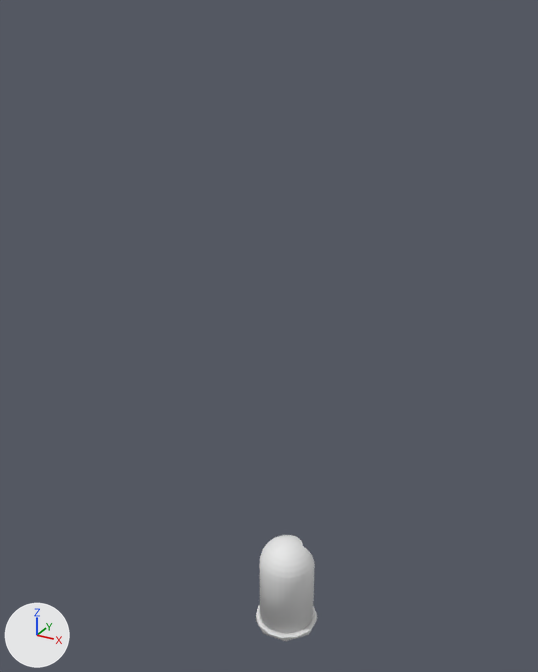
The FBX model Call-From-Space/Assets/Models/Tutorial/Props/SuitCapsule.fbx: old version first, new version second.
Both versions are drawn from a 50 mm lens placed at (24.81, -19.16, 20.88), pointed at (14.1, 0.3, 11.14). Lighting does not change. The marker at lower left points along +X, +Y and +Z. The picture after the commit comes second. Where no turn or scale is listed for an object, it has been applied to the vertices.

The first picture shows 'Base.001', 'Container.001'.
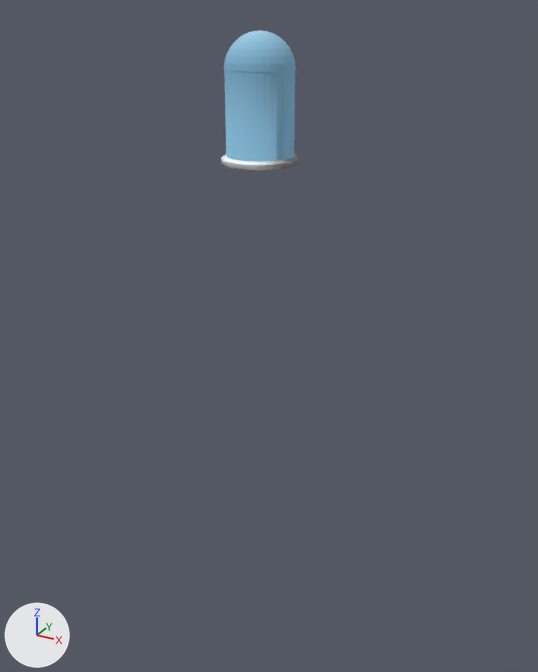
Boxes (x1, y1, x2, y2) around the edits, measured in the pictures (538 x 672 px):
'Container.001', reshaped, moved (43% wider, 42% taller): before (260, 535, 315, 633); after (221, 30, 300, 170)
'Base.001', deleted: before (256, 605, 317, 641)
part 1 of me_sphere_003, reshaped: before (260, 566, 315, 633); after (221, 70, 300, 170)
part 2 of me_sphere_003, recoloured: before (260, 535, 315, 582); after (224, 30, 296, 162)

Diff of the bpy script that builds the scene:
```diff
--- a/Call-From-Space/Assets/Models/Tutorial/Props/SuitCapsule.fbx.py
+++ b/Call-From-Space/Assets/Models/Tutorial/Props/SuitCapsule.fbx.py
@@ img_capsule_jpg @@
+img_capsule_jpg = load_image('capsule.jpg', '../Textures/capsule.jpg', 120, 75, 'sRGB')
@@ mat_material_103 @@
+mat_material_103 = principled_material('Material.103')
+mat_material_103.texture = img_capsule_jpg
+mat_material_103.roughness = 1.0
@@ me_sphere_003 @@
 # used by ob_container_001; location = (15.01, 0.0, 2.46)
-me_sphere_003.from_pydata(...)  # 401 vertices, 417 faces; spans x -1.0..1.0, y -1.0..1.0, z -2.41..1.0
+me_sphere_003.from_pydata(...)  # 527 vertices, 539 faces; spans x -1.14..1.14, y -1.14..1.16, z -2.57..1.0
+# me_sphere_003 part 1
+# 22 vertices are removed from x -0.83..0.83, y 0.55..1.0, z -2.41..-2.4
+# 22 faces are deleted
+# 119 vertices are added at x -1.14..1.14, y -1.14..1.16, z -2.57..-2.36
+# 21 new vertices lie (0.0, 0.0, 0.04) away from vertices in x -1.0..1.0, y -1.0..0.38, z -2.41
+# 8 new vertices lie (0.0, 0.0, -2.36) away from vertices in x -1.0..1.0, y -0.38..0.2, z 0.0
+# 144 new faces join them
+# me_sphere_003 part 2: 395 faces spanning x -1.0..1.0, y -1.0..0.56, z -2.41..1.0 switch from no material to mat_material_103 (picture img_capsule_jpg)
@@ ob_container_001 @@
 ob_container_001 = bpy.data.objects.new('Container.001', me_sphere_003)
-ob_container_001.location = (15.01, 0.0, 2.46)
+ob_container_001.location = (13.98, 0.0, 19.33)
@@ ob_base_001 @@
-ob_base_001 = bpy.data.objects.new('Base.001', me_sphere_002)
-ob_base_001.location = (15.01, 0.0, 2.52)
```
